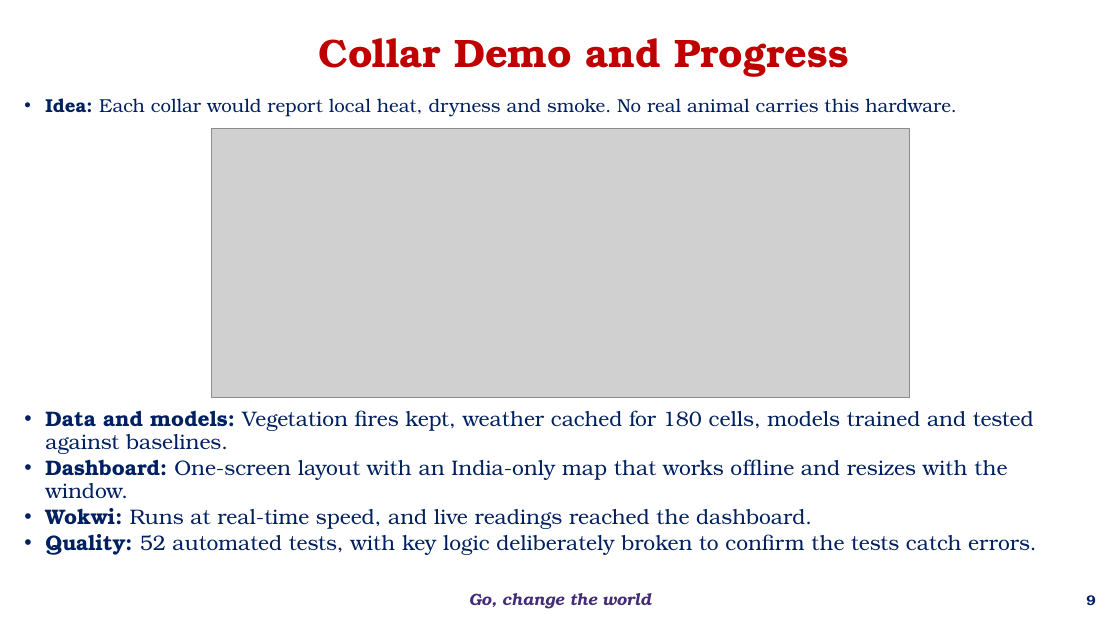
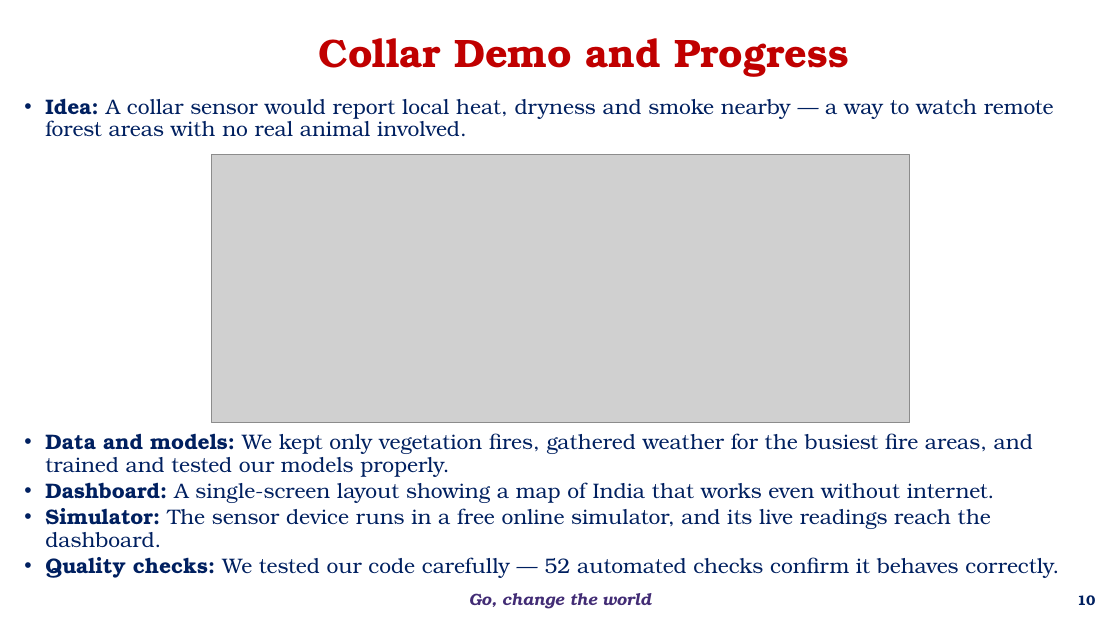
Before and after one commit to bnsama29-cloud/wildfire-estimation-evs, a slide deck: slide 10 of docs/EL_Phase1_Wildfire.pptx (slide 9 before the commit). Drawn at 1120x630 pixels with LibreOffice and Linux fonts; fonts in the diff are those of the drawing; grey boxes stand for pictures; background and template pictures are left out. Boxes give left, top, right and bottom in pixels: in the first picture for what was removed or moved away, otherwise in the second. Text is boxed around its words. In the diff, an @@ line names an element or a change of style, - is before the commit and + after.

```diff
--- a/docs/EL_Phase1_Wildfire.pptx
+++ b/docs/EL_Phase1_Wildfire.pptx
@@ text at box(45, 98, 1054, 137): text changed; size 16 to 18 pt @@
-• Idea: Each collar would report local heat, dryness and smoke. No real animal carries this hardware.
+• Idea: A collar sensor would report local heat, dryness and smoke nearby — a way to watch remote forest areas with no real animal involved.
@@ picture: place and size @@
-picture at box(212, 129, 910, 397)
+picture at box(212, 155, 910, 423)
@@ text at box(45, 433, 1059, 578): text changed @@
-• Data and models: Vegetation fires kept, weather cached for 180 cells, models trained and tested against baselines.
-• Dashboard: One-screen layout with an India-only map that works offline and resizes with the window.
-• Wokwi: Runs at real-time speed, and live readings reached the dashboard.
-• Quality: 52 automated tests, with key logic deliberately broken to confirm the tests catch errors.
+• Data and models: We kept only vegetation fires, gathered weather for the busiest fire areas, and trained and tested our models properly.
+• Dashboard: A single-screen layout showing a map of India that works even without internet.
+• Simulator: The sensor device runs in a free online simulator, and its live readings reach the dashboard.
+• Quality checks: We tested our code carefully — 52 automated checks confirm it behaves correctly.
@@ page number at box(1077, 595, 1095, 605): text changed @@
-9
+10
```
Also in this commit, not shown: 11 other slides changed, 2 slides added.
